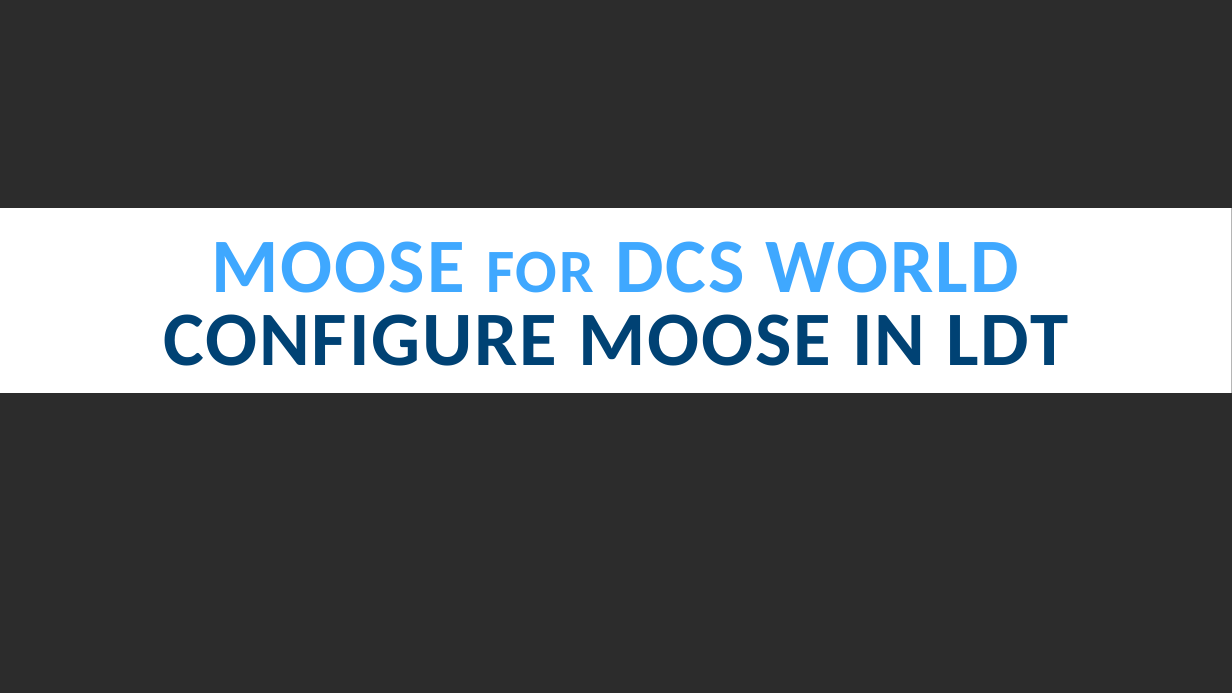
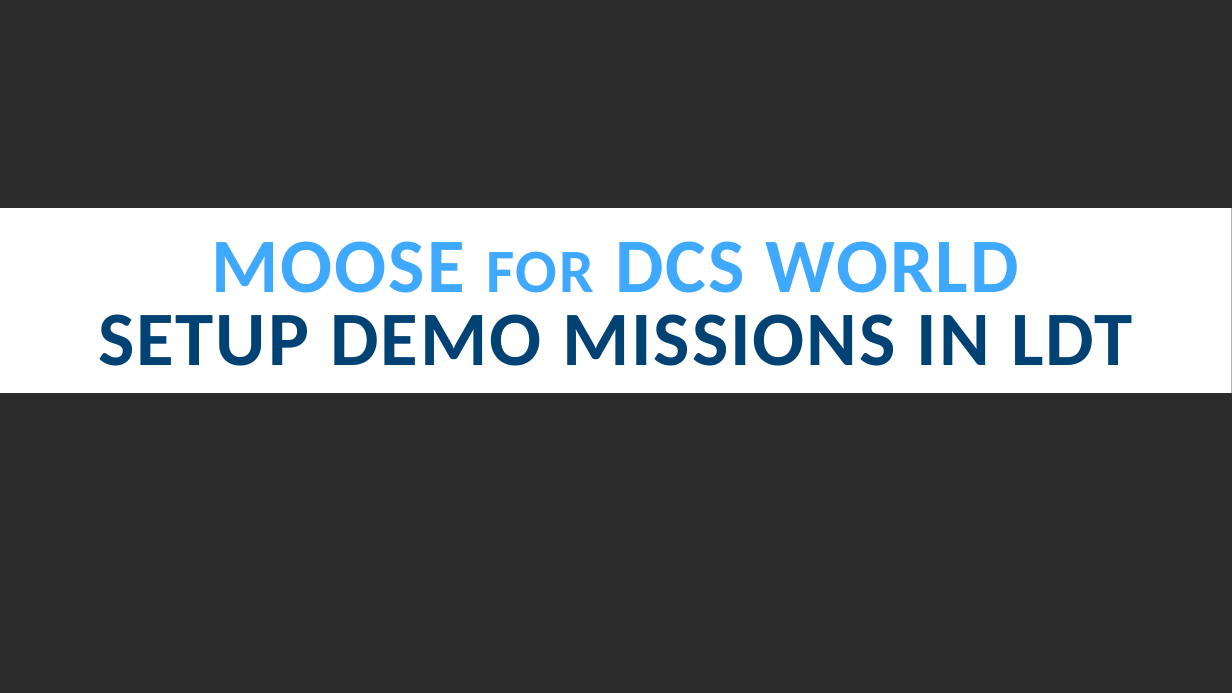
Before and after one commit to FlightControl-Master/MOOSE_PRESENTATIONS, a slide deck: slide 11 of Moose Presentations/SETUP.pptx (slide 9 before the commit). Drawn at 1232x693 pixels with LibreOffice and Linux fonts; fonts in the diff are those of the drawing; background and template pictures are left out. Boxes give left, top, right and bottom in pixels: in the first picture for what was removed or moved away, otherwise in the second. Text is boxed around its words. In the diff, an @@ line names an element or a change of style, - is before the commit and + after.

Commit message:
New presentations

```diff
--- a/Moose Presentations/SETUP.pptx
+++ b/Moose Presentations/SETUP.pptx
@@ title at bbox=[98, 241, 1133, 366]: text changed @@
-MOOSE FOR DCS WORLD
-CONFIGURE MOOSE IN LDT
+MOOSE FOR DCS WORLD
+SETUP DEMO MISSIONS IN LDT
```
Also in this commit, not shown: 1 other slide changed, 5 slides added, 1 other file.
